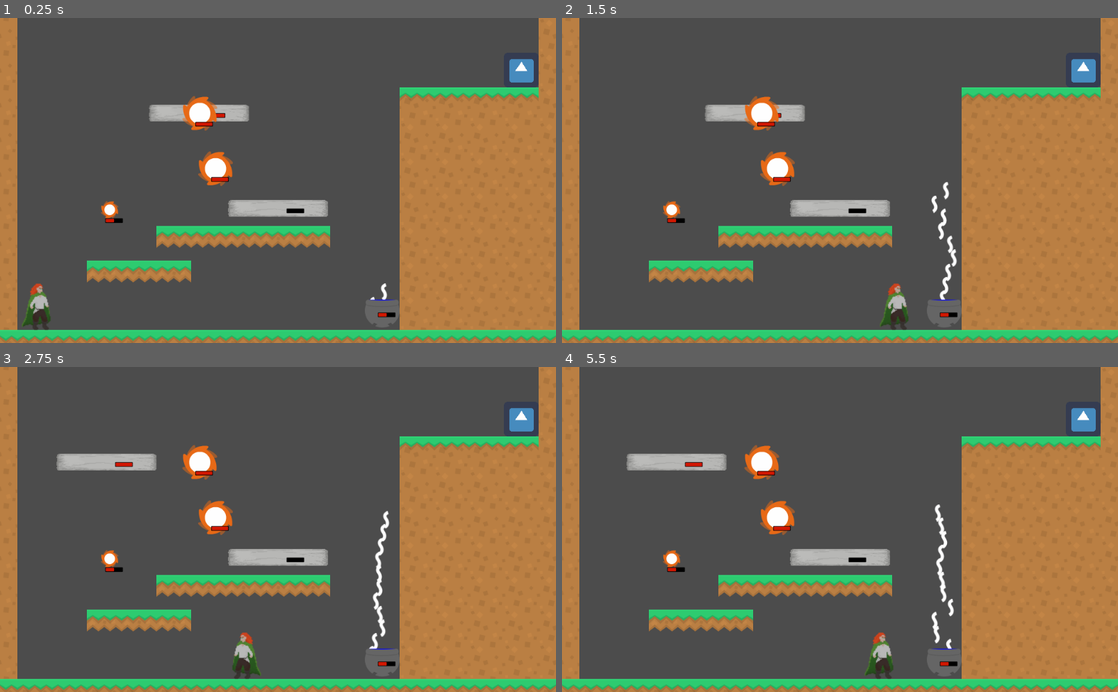
Above: before the commit, frames 1-4 (two rows, left to right).
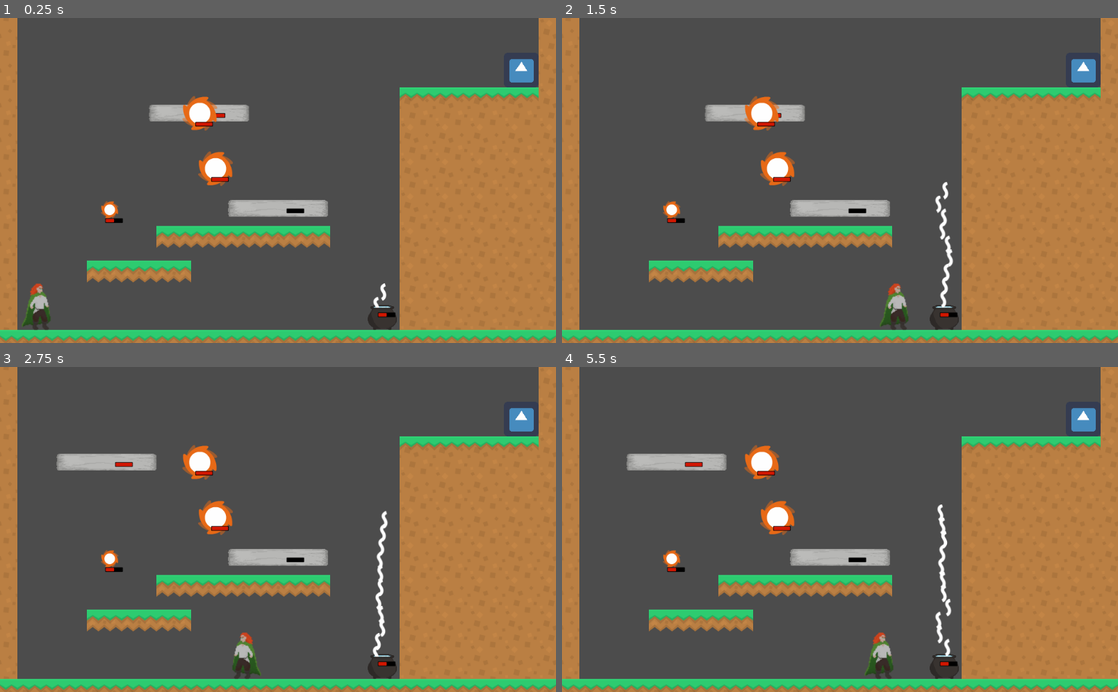
Above: after the commit, the same moments.

Repository: Norodix/GoGodot2
Game: Godot game, scene res://World.tscn
Two runs of this game, one before a commit and one after it. Both use one fixed random seed, a clock stepped at 60 frames per second and the inputs below. This scene is started directly instead of the project's main scene. The engine's default icon, where the game draws it, is replaced by a stand-in: a white triangle on a blue panel in a dark square.
Inputs (mouse positions are in pixels of both pictures, inside the frame that each line leads up to):
- Up to frame 1 (0.25 s): no input
- Up to frame 2 (1.5 s): move the mouse to (962, 164) at 0.52 s; hold Right (ui_right) from 0.53 s (still down); click (962, 164) at 0.67 s; tap W (jump) at 0.77 s; move the mouse to (728, 196) at 1.27 s
- Up to frame 3 (2.75 s): tap W (jump) at 1.52 s; move the mouse to (333, 458) at 2.02 s; release Right (ui_right) at 2.03 s; hold Left (ui_left) from 2.03 s (still down)
- Up to frame 4 (5.5 s): move the mouse to (812, 594) at 2.77 s; release Left (ui_left) at 2.78 s; hold Right (ui_right) 2.78-4.28 s; click (812, 594) at 2.92 s; tap W (jump) at 3.02, 3.77, 4.52 s; move the mouse to (1006, 578) at 3.52 s; move the mouse to (673, 480) at 4.27 s; hold Left (ui_left) 4.28-5.03 s; move the mouse to (867, 529) at 5.02 s; hold Right (ui_right) from 5.03 s (still down); click (867, 529) at 5.17 s

The runs differ from the first frame. In frame 1, 0.5% of the frame differs, in the area x 65-72%, y 81-96%; in frame 2, 0.8%; in frame 3, 0.7%; in frame 4, 0.9%, in the area x 65-72%, y 42-96%.

Commit message:
Cauldron update

Diff:
--- a/EnergyStreamer/EnergyNodes/Water.tscn
+++ b/EnergyStreamer/EnergyNodes/Water.tscn
@@ -1,7 +1,7 @@
 [gd_scene load_steps=8 format=2]
 
 [ext_resource path="res://EnergyNodes/Water.gd" type="Script" id=1]
-[ext_resource path="res://Assets/Sprites/Cauldron.png" type="Texture" id=2]
+[ext_resource path="res://Assets/Sprites/cauldron.png" type="Texture" id=2]
 [ext_resource path="res://Assets/Sprites/steam.png" type="Texture" id=3]
 [ext_resource path="res://EnergyNodes/EnergyBar.tscn" type="PackedScene" id=4]
 
@@ -14,7 +14,7 @@
 [sub_resource type="ParticlesMaterial" id=3]
 lifetime_randomness = 0.2
 emission_shape = 2
-emission_box_extents = Vector3( 20, 1, 1 )
+emission_box_extents = Vector3( 12, 1, 1 )
 flag_disable_z = true
 direction = Vector3( 0, -1, 0 )
 spread = 0.0
@@ -24,6 +24,7 @@
 orbit_velocity_random = 0.0
 
 [node name="Water" type="Area2D"]
+z_index = -10
 collision_layer = 6
 collision_mask = 0
 script = ExtResource( 1 )
@@ -33,8 +34,14 @@
 shape = SubResource( 1 )
 
 [node name="Sprite" type="Sprite" parent="."]
-position = Vector2( 0, 4 )
+z_index = -1
 texture = ExtResource( 2 )
+
+[node name="Sprite2" type="Sprite" parent="."]
+texture = ExtResource( 2 )
+offset = Vector2( 0, 11 )
+region_enabled = true
+region_rect = Rect2( 0, 23, 64, 41 )
 
 [node name="BaseShape" type="CollisionShape2D" parent="."]
 visible = false
Binary file added: EnergyStreamer/Assets/Sprites/cauldron.png
Not shown, added: EnergyStreamer/Assets/Sprites/cauldron.png.import
